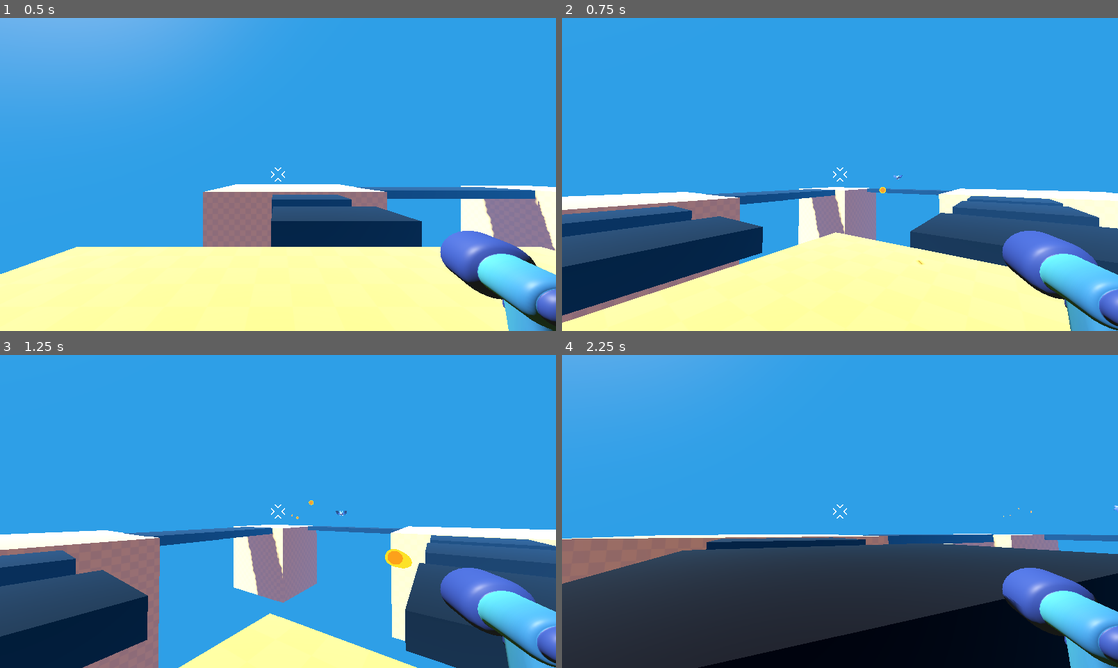
Above: before the commit, frames 1-4 (two rows, left to right).
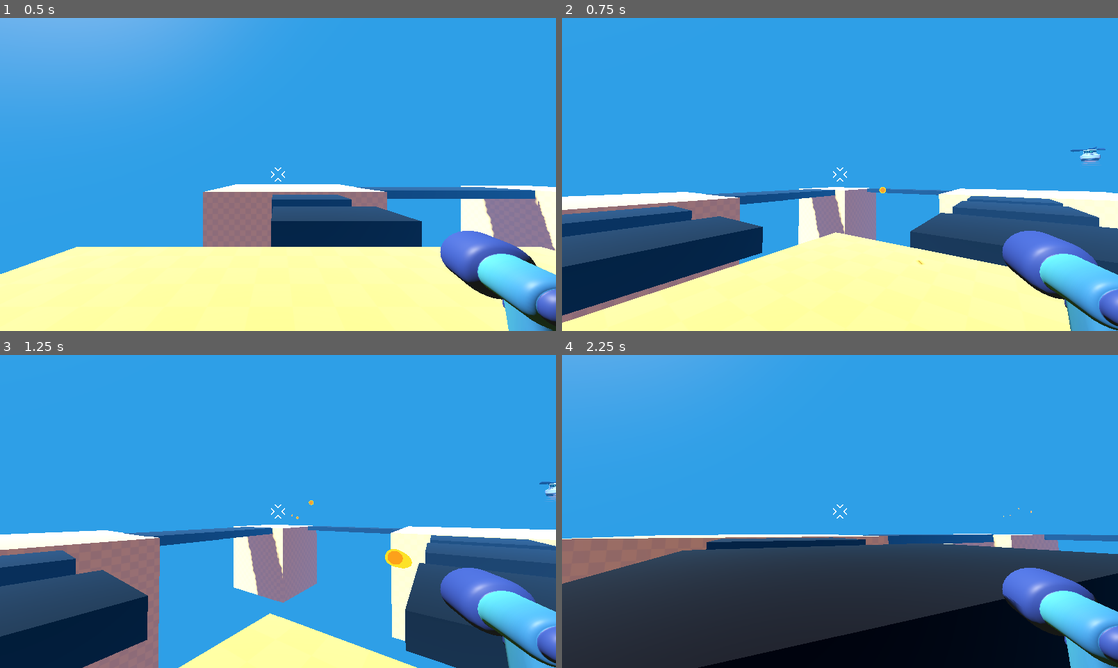
Above: after the commit, the same moments.

Repository: sj6258/My-1st-3D-game
Game: Godot game, scene res://game.tscn
The game is run twice, just before and just after one commit, with the same random seed, the same clock (stepped at 60 frames per second) and the same inputs.
Inputs (mouse positions are in pixels of both pictures, inside the frame that each line leads up to):
- Up to frame 1 (0.5 s): no input
- Up to frame 2 (0.75 s): tap Enter at 0.5 s; move the mouse to (867, 174) at 0.52 s; press the mouse at (867, 174) at 0.53 s; hold W (move_forward) from 0.53 s (still down)
- Up to frame 3 (1.25 s): keep holding W (move_forward); tap Space (jump) at 0.77 s
- Up to frame 4 (2.25 s): keep holding W (move_forward); move the mouse to (812, 511) at 1.27 s; release the mouse at (812, 511) at 1.28 s; tap Alt at 1.35 s; tap Space (jump) at 1.52 s; move the mouse to (851, 505) at 2.02 s; tap Shift at 2.1 s

Frame 1 is identical in both runs. In frame 2, 0.2% of the frame differs, in the area x 59-98%, y 41-52%; in frame 3, 0.1%; in frame 4, less than 0.1%.

Commit message:
Added the mob spawner

Diff:
--- a/game.tscn
+++ b/game.tscn
@@ -3,7 +3,7 @@
 [ext_resource type="PackedScene" uid="uid://ckudr8chj1kgo" path="res://player/player.tscn" id="1_80nbo"]
 [ext_resource type="Material" uid="uid://dku3wpwcna4td" path="res://level/platform.tres" id="1_feb5d"]
 [ext_resource type="Material" uid="uid://br1th5vqu3e6a" path="res://level/bridge.tres" id="2_fc0e3"]
-[ext_resource type="PackedScene" uid="uid://bd8eua4uiffrk" path="res://mob/mob.tscn" id="4_fc0e3"]
+[ext_resource type="PackedScene" uid="uid://bx7pmut40ft2" path="res://mob_spawner_3d.tscn" id="5_7jktm"]
 
 [sub_resource type="Environment" id="Environment_80nbo"]
 background_mode = 1
@@ -111,6 +111,5 @@
 [node name="WorldEnvironment" type="WorldEnvironment" parent="."]
 environment = SubResource("Environment_80nbo")
 
-[node name="Mob" parent="." instance=ExtResource("4_fc0e3")]
-transform = Transform3D(1, 0, 0, 0, 1, 0, 0, 0, 1, 32.7673, 2, -14)
-gravity_scale = 0.0
+[node name="MobSpawner3D" parent="." instance=ExtResource("5_7jktm")]
+transform = Transform3D(1, 0, 0, 0, 1, 0, 0, 0, 1, 40.975025, 2.60163, 8.707936)
--- a/mob/bat/bat_material.tres
+++ b/mob/bat/bat_material.tres
@@ -3,6 +3,7 @@
 [ext_resource type="Texture2D" uid="uid://ddr8smg2n8cbm" path="res://mob/bat/bat_model_bat_palette.png" id="1_5napd"]
 
 [resource]
+resource_local_to_scene = true
 resource_name = "bat_mat"
 cull_mode = 2
 albedo_texture = ExtResource("1_5napd")
--- a/mob/mob.gd
+++ b/mob/mob.gd
@@ -4,6 +4,7 @@
 var speed = randf_range(2.0, 4.0)
 
 @onready var bat_model: Node3D = %bat_model
+@onready var timer: Timer = %Timer
 
 @onready var player = get_node("/root/Game/Player")
 
@@ -26,3 +27,8 @@
 		var direction = -1.0 * global_position.direction_to(player.global_position)
 		var random_upward_force = Vector3.UP * randf_range(1.0, 5.0)
 		apply_central_impulse(direction * 10 + random_upward_force)
+		timer.start()
+
+
+func _on_timer_timeout():
+	queue_free()
--- a/mob/mob.tscn
+++ b/mob/mob.tscn
@@ -16,4 +16,22 @@
 [node name="bat_model" parent="." instance=ExtResource("2_pirjb")]
 unique_name_in_owner = true
 
+[node name="Skeleton3D" parent="bat_model/Armature" index="0"]
+bones/0/position = Vector3(0, 0.018701972, 0)
+bones/1/rotation = Quaternion(0.22057071, -0.026102722, -0.6009898, 0.76777506)
+bones/2/rotation = Quaternion(0.13316515, 0.061808903, 0.41623968, 0.8973245)
+bones/3/rotation = Quaternion(0.0329295, 0.06234148, 0.3517128, 0.9334492)
+bones/4/rotation = Quaternion(0.22057071, 0.026102722, 0.6009898, 0.76777506)
+bones/5/rotation = Quaternion(0.13316515, -0.061808903, -0.41623968, 0.8973245)
+bones/6/rotation = Quaternion(0.0329295, -0.06234148, -0.3517128, 0.9334492)
+bones/8/rotation = Quaternion(2.1333015e-08, 0.5957577, 0.80316424, 2.4878862e-08)
+bones/11/rotation = Quaternion(3.0549e-08, 0.5957577, 0.80316424, 3.4421547e-08)
+
+[node name="Timer" type="Timer" parent="."]
+unique_name_in_owner = true
+wait_time = 2.5
+one_shot = true
+
+[connection signal="timeout" from="Timer" to="." method="_on_timer_timeout"]
+
 [editable path="bat_model"]
--- /dev/null
+++ b/mob_spawner_3d.gd
@@ -0,0 +1,12 @@
+extends Node3D
+
+@export var mob_to_spawn: PackedScene = null
+
+@onready var marker_3d: Marker3D = %Marker3D
+@onready var timer: Timer = %Timer
+
+
+func _on_timer_timeout():
+	var new_mob = mob_to_spawn.instantiate()
+	add_child(new_mob)
+	new_mob.global_position = marker_3d.global_position
--- /dev/null
+++ b/mob_spawner_3d.tscn
@@ -0,0 +1,23 @@
+[gd_scene load_steps=4 format=3 uid="uid://bx7pmut40ft2"]
+
+[ext_resource type="Script" uid="uid://bkkgjjuuw87in" path="res://mob_spawner_3d.gd" id="1_ddjx1"]
+[ext_resource type="PackedScene" uid="uid://bd8eua4uiffrk" path="res://mob/mob.tscn" id="2_kcgwf"]
+[ext_resource type="PackedScene" uid="uid://cerhmagpixh1p" path="res://spawner_model.tscn" id="3_ddjx1"]
+
+[node name="MobSpawner3D" type="Node3D"]
+script = ExtResource("1_ddjx1")
+mob_to_spawn = ExtResource("2_kcgwf")
+
+[node name="Marker3D" type="Marker3D" parent="."]
+unique_name_in_owner = true
+transform = Transform3D(1, 0, 0, 0, 1, 0, 0, 0, 1, 0, 1, 0)
+
+[node name="Timer" type="Timer" parent="."]
+unique_name_in_owner = true
+wait_time = 2.0
+autostart = true
+
+[node name="spawner_model" parent="." instance=ExtResource("3_ddjx1")]
+transform = Transform3D(1, 0, 0, 0, 1, 0, 0, 0, 1, 0, 2, 0)
+
+[connection signal="timeout" from="Timer" to="." method="_on_timer_timeout"]
--- /dev/null
+++ b/spawner_model.tscn
@@ -0,0 +1,79 @@
+[gd_scene load_steps=10 format=3 uid="uid://cerhmagpixh1p"]
+
+[ext_resource type="PackedScene" uid="uid://bw2m6rpraye2r" path="res://mob/spawner/spawner_model.glb" id="1_m0y2u"]
+[ext_resource type="Shader" uid="uid://cfnwyva3u4qeb" path="res://mob/spawner/spawner_halo.gdshader" id="2_aconh"]
+[ext_resource type="Material" uid="uid://bh1ego7bi1olb" path="res://mob/spawner/spawner_screen_material.tres" id="3_v3jaq"]
+
+[sub_resource type="ShaderMaterial" id="ShaderMaterial_hc4kq"]
+render_priority = 0
+shader = ExtResource("2_aconh")
+shader_parameter/color = Color(1, 0.15134397, 0.10833255, 1)
+
+[sub_resource type="StandardMaterial3D" id="StandardMaterial3D_ifhgv"]
+albedo_color = Color(0.63229275, 0.75375164, 1, 1)
+metallic = 0.3
+metallic_specular = 0.0
+roughness = 0.3
+emission = Color(0, 0, 0.039215688, 1)
+rim_tint = 0.91
+ao_enabled = true
+ao_light_affect = 1.0
+
+[sub_resource type="StandardMaterial3D" id="StandardMaterial3D_k77x5"]
+albedo_color = Color(0, 0, 0.14117648, 0)
+
+[sub_resource type="Animation" id="Animation_m0y2u"]
+resource_name = "rotation"
+loop_mode = 1
+tracks/0/type = "value"
+tracks/0/imported = false
+tracks/0/enabled = true
+tracks/0/path = NodePath("Top:rotation")
+tracks/0/interp = 1
+tracks/0/loop_wrap = true
+tracks/0/keys = {
+"times": PackedFloat32Array(0, 1),
+"transitions": PackedFloat32Array(1, 1),
+"update": 0,
+"values": [Vector3(0, 0, 0), Vector3(0, 6.2831855, 0)]
+}
+
+[sub_resource type="Animation" id="Animation_aconh"]
+length = 0.001
+tracks/0/type = "value"
+tracks/0/imported = false
+tracks/0/enabled = true
+tracks/0/path = NodePath("Top:rotation")
+tracks/0/interp = 1
+tracks/0/loop_wrap = true
+tracks/0/keys = {
+"times": PackedFloat32Array(0),
+"transitions": PackedFloat32Array(1),
+"update": 0,
+"values": [Vector3(0, 0, 0)]
+}
+
+[sub_resource type="AnimationLibrary" id="AnimationLibrary_v3jaq"]
+_data = {
+&"RESET": SubResource("Animation_aconh"),
+&"rotation": SubResource("Animation_m0y2u")
+}
+
+[node name="spawner_model" instance=ExtResource("1_m0y2u")]
+
+[node name="halo" parent="." index="0"]
+material_override = SubResource("ShaderMaterial_hc4kq")
+
+[node name="Body" parent="." index="1"]
+surface_material_override/0 = SubResource("StandardMaterial3D_ifhgv")
+surface_material_override/1 = ExtResource("3_v3jaq")
+
+[node name="Top" parent="." index="2"]
+transform = Transform3D(0.99999994, 0, 0, 0, 1, 0, 0, 0, 0.99999994, 0, 0.78395706, 0)
+material_override = SubResource("StandardMaterial3D_k77x5")
+
+[node name="AnimationPlayer" type="AnimationPlayer" parent="." index="3"]
+libraries = {
+&"": SubResource("AnimationLibrary_v3jaq")
+}
+autoplay = "rotation"
Not shown, added: mob_spawner_3d.gd.uid
